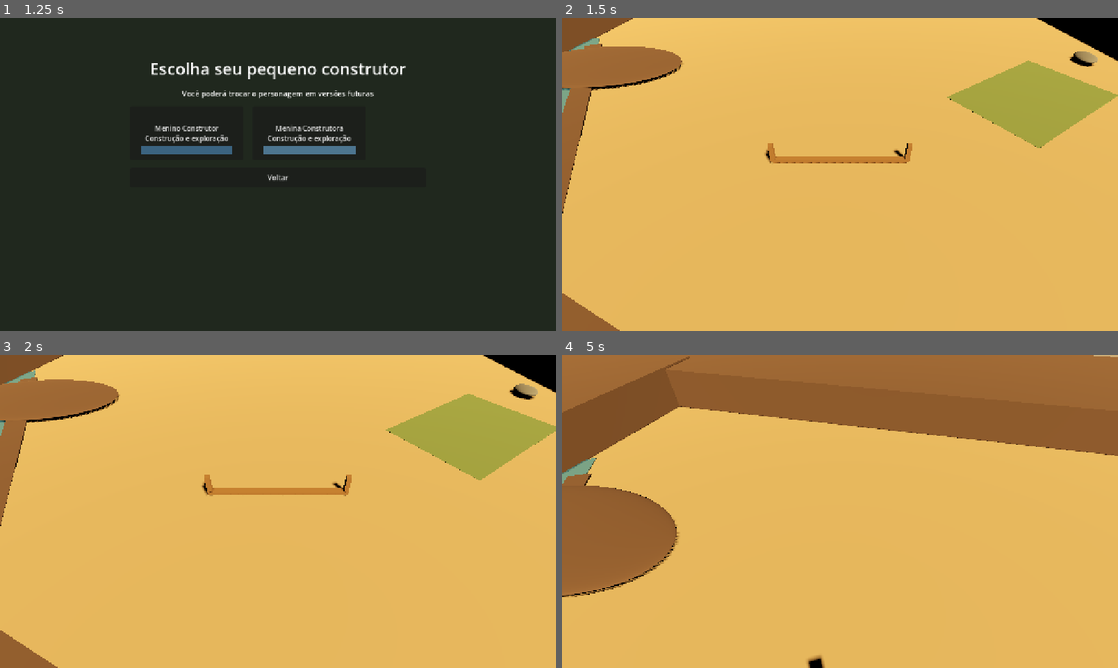
Above: before the commit, frames 1-4 (two rows, left to right).
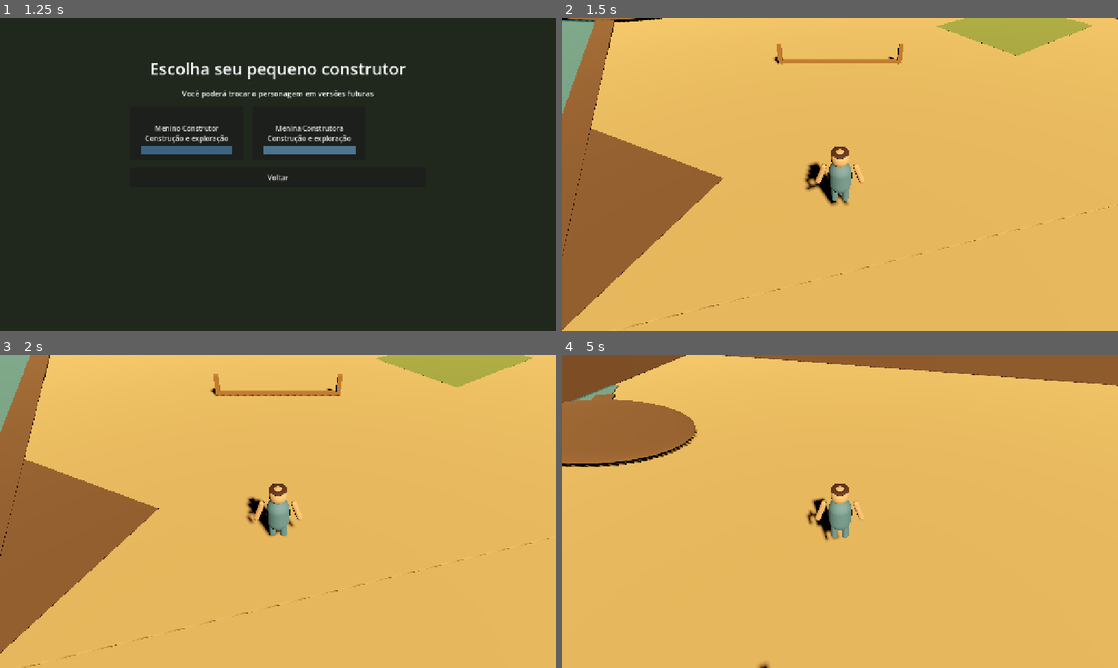
Above: after the commit, the same moments.

Repository: Luizgjunior/pequenosconstrutores
Game: Godot game, scene res://scenes/Main.tscn
Two runs of this game, one before a commit and one after it. Both use one fixed random seed, a clock stepped at 60 frames per second and the inputs below.
Inputs (mouse positions are in pixels of both pictures, inside the frame that each line leads up to):
- Up to frame 1 (1.25 s): click "Novo Jogo" at 0.5 s
- Up to frame 2 (1.5 s): click "Menina Construtora Construção…" at 1.25 s
- Up to frame 3 (2 s): no input
- Up to frame 4 (5 s): tap Enter at 2 s; move the mouse to (867, 511) at 2.02 s; hold W (move_forward) from 2.03 s (still down); tap Space (jump) at 2.27, 3.02, 4.52 s; move the mouse to (812, 511) at 2.77 s; move the mouse to (851, 505) at 3.52 s; move the mouse to (834, 517) at 4.27 s

Frame 1 is identical in both runs. In frame 2, 22% of the frame differs, in the area x 0-100%, y 0-100%; in frame 3, 21%; in frame 4, 30%.

Commit message:
Corrige enquadramento da câmera superior

Diff:
--- a/scenes/player/Player.tscn
+++ b/scenes/player/Player.tscn
@@ -112,7 +112,7 @@
 mesh = SubResource("BoxMesh_accessory")
 
 [node name="CameraPivot" type="Node3D" parent="."]
-transform = Transform3D(1, 0, 0, 0, 0.707107, -0.707107, 0, 0.707107, 0.707107, 0, 1.8, 0)
+transform = Transform3D(1, 0, 0, 0, 1, 0, 0, 0, 1, 0, 1.8, 0)
 
 [node name="Camera3D" type="Camera3D" parent="CameraPivot"]
 transform = Transform3D(1, 0, 0, 0, 1, 0, 0, 0, 1, 0, 5, 6)
--- a/scripts/player/PlayerController.gd
+++ b/scripts/player/PlayerController.gd
@@ -4,9 +4,9 @@
 @export var move_speed := 5.0
 @export var jump_velocity := 5.0
 @export var mouse_sensitivity := 0.0025
-@export var fixed_camera_pitch_degrees := -45.0
 
 @onready var camera_pivot: Node3D = $CameraPivot
+@onready var camera: Camera3D = $CameraPivot/Camera3D
 @onready var body_mesh: MeshInstance3D = $VisualRoot/Body
 @onready var head_mesh: MeshInstance3D = $VisualRoot/Head
 @onready var hair_mesh: MeshInstance3D = $VisualRoot/Hair
@@ -34,7 +34,7 @@
 	_ensure_default_input_actions()
 	_store_default_limb_pose()
 	_apply_selected_character()
-	_apply_camera_pitch()
+	_frame_camera_on_player()
 	_capture_mouse()
 	print("Player carregado: WASD move, Espaço pula, ESC alterna o mouse.")
 
@@ -151,8 +151,10 @@
 	rotate_y(-mouse_delta.x * mouse_sensitivity)
 
 
-func _apply_camera_pitch() -> void:
-	camera_pivot.rotation.x = deg_to_rad(fixed_camera_pitch_degrees)
+func _frame_camera_on_player() -> void:
+	camera_pivot.position = Vector3(0.0, 1.8, 0.0)
+	camera.position = Vector3(0.0, 5.0, 6.0)
+	camera.look_at(global_position + Vector3(0.0, 1.0, 0.0), Vector3.UP)
 
 
 func _toggle_mouse_capture() -> void:
